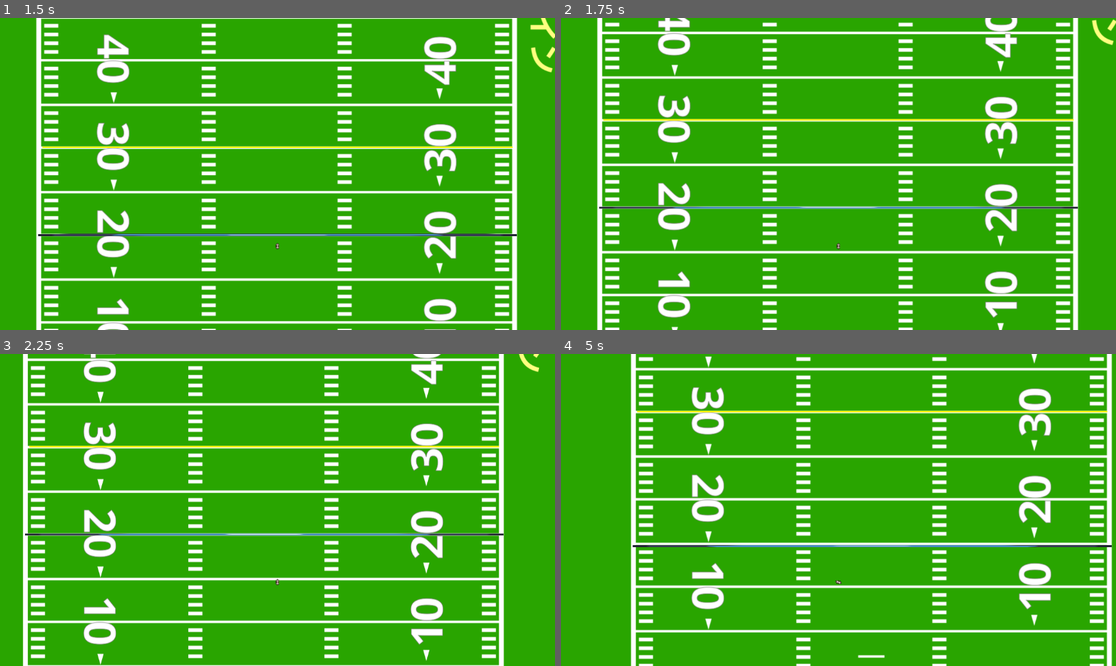
Above: before the commit, frames 1-4 (two rows, left to right).
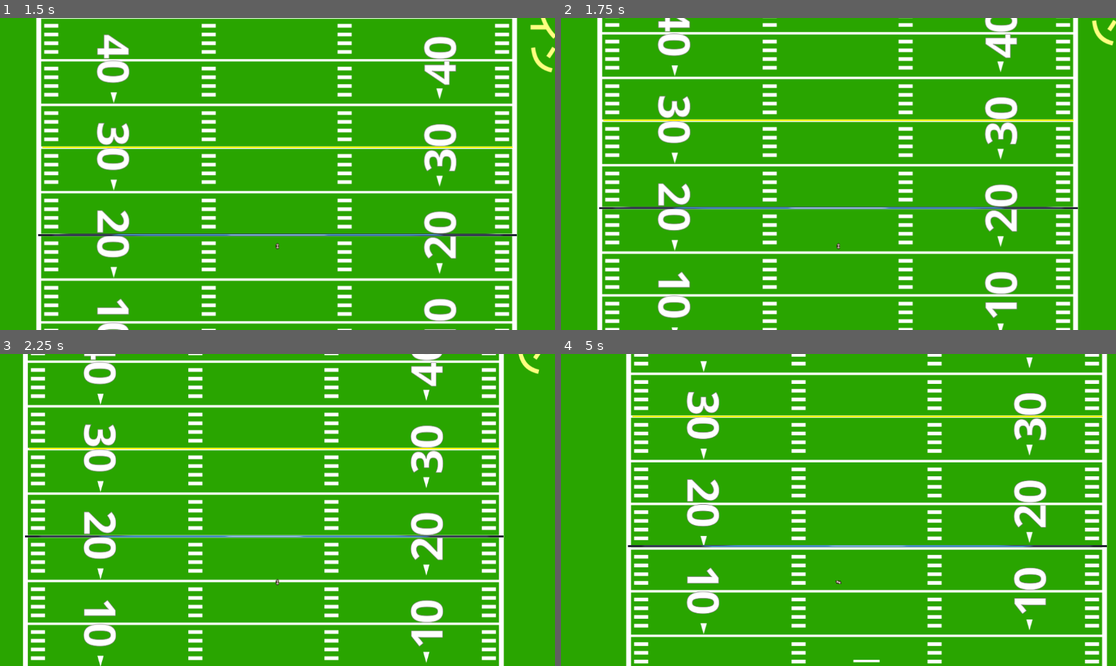
Above: after the commit, the same moments.

Repository: ajn14d/football-game-godot
Game: Godot game, scene res://game_scene.tscn
Same seed, same stepped clock (60 frames per second), same inputs: the game is played once before the commit and once after it. The engine's default icon, where the game draws it, is replaced by a stand-in: a white triangle on a blue panel in a dark square.
Inputs (mouse positions are in pixels of both pictures, inside the frame that each line leads up to):
- Up to frame 1 (1.5 s): tap Enter (ui_accept) at 0.5, 0.77, 1.25 s; move the mouse to (399, 158) at 0.52 s; hold D (move_right) 0.53-1.28 s; hold Space (end_play) 0.53-1.28 s; move the mouse to (166, 189) at 1.27 s; hold S (move_down) from 1.28 s (still down); tap P (new_play) at 1.35 s
- Up to frame 2 (1.75 s): keep holding S (move_down); tap Enter (ui_accept) at 1.52 s
- Up to frame 3 (2.25 s): move the mouse to (333, 441) at 2.02 s; release S (move_down) at 2.03 s; hold D (move_right) from 2.03 s (still down); hold Shift (sprint) from 2.03 s (still down)
- Up to frame 4 (5 s): move the mouse to (810, 572) at 2.77 s; release D (move_right) at 2.78 s; release Shift (sprint) at 2.78 s; hold W (move_up) 2.78-3.53 s; tap Space (end_play) at 2.85 s; tap Enter (ui_accept) at 3.02, 3.5, 3.77, 4.52 s; move the mouse to (1005, 556) at 3.52 s; hold A (move_left) from 3.53 s (still down); tap P (new_play) at 3.6 s; move the mouse to (672, 463) at 4.27 s; tap Shift (sprint) at 4.35 s

Frame 1 is identical in both runs. In frame 2, 8.8% of the frame differs, in the area x 6-100%, y 0-100%; in frame 3, 18%; in frame 4, 28%, in the area x 11-100%, y 0-100%.

Commit message:
MLB ai

Diff:
--- a/LeftDefensiveEnd.tscn
+++ b/LeftDefensiveEnd.tscn
@@ -11,7 +11,7 @@
 
 [sub_resource type="CapsuleShape2D" id="CapsuleShape2D_vnxrx"]
 radius = 12.0
-height = 40.0
+height = 74.0
 
 [node name="LeftDefensiveEnd" type="RigidBody2D" groups=["DE", "player"]]
 rotation = 1.5708
--- a/LeftDefensiveTackle.tscn
+++ b/LeftDefensiveTackle.tscn
@@ -11,7 +11,7 @@
 
 [sub_resource type="CapsuleShape2D" id="CapsuleShape2D_ye76y"]
 radius = 12.0
-height = 40.0
+height = 86.0
 
 [node name="LeftDefensiveTackle" type="RigidBody2D" groups=["DT"]]
 collision_layer = 16
--- a/MiddleLineBacker.tscn
+++ b/MiddleLineBacker.tscn
@@ -11,7 +11,7 @@
 
 [sub_resource type="CapsuleShape2D" id="CapsuleShape2D_yn2hk"]
 radius = 12.0
-height = 40.0
+height = 76.0
 
 [node name="MiddleLineBacker" type="RigidBody2D" groups=["LB", "player"]]
 rotation = 1.5708
--- a/OutsideLineBacker1.tscn
+++ b/OutsideLineBacker1.tscn
@@ -11,7 +11,7 @@
 
 [sub_resource type="CapsuleShape2D" id="CapsuleShape2D_f1jsd"]
 radius = 12.0
-height = 40.0
+height = 72.0
 
 [node name="OutsideLineBacker1" type="RigidBody2D" groups=["LB", "player"]]
 rotation = 1.5708
--- a/OutsideLineBacker2.tscn
+++ b/OutsideLineBacker2.tscn
@@ -11,7 +11,7 @@
 
 [sub_resource type="CapsuleShape2D" id="CapsuleShape2D_x8krx"]
 radius = 12.0
-height = 40.0
+height = 64.0
 
 [node name="OutsideLineBacker2" type="RigidBody2D" groups=["LB", "player"]]
 rotation = 1.5708
--- a/RightDefensiveEnd.tscn
+++ b/RightDefensiveEnd.tscn
@@ -11,7 +11,7 @@
 
 [sub_resource type="CapsuleShape2D" id="CapsuleShape2D_3wkpm"]
 radius = 12.0
-height = 40.0
+height = 68.0
 
 [node name="RightDefensiveEnd" type="RigidBody2D" groups=["DE", "Defense", "player"]]
 rotation = 1.5708
--- a/RightDefensiveTackle.tscn
+++ b/RightDefensiveTackle.tscn
@@ -11,7 +11,7 @@
 
 [sub_resource type="CapsuleShape2D" id="CapsuleShape2D_ute0d"]
 radius = 12.0
-height = 40.0
+height = 76.0
 
 [node name="RightDefensiveTackle" type="RigidBody2D" groups=["DT", "Defense", "player"]]
 collision_layer = 16
--- a/defensive_back_1.gd
+++ b/defensive_back_1.gd
@@ -2,7 +2,7 @@
 
 @onready var game_scene = get_node("/root/GameScene")
 
-@export var speed = 70  # Speed at which the tackle chases the QB
+@export var speed = 100  # Speed at which the tackle chases the QB
 var blocked_speed = 3
 
 var random_duration = 0.0
@@ -89,7 +89,7 @@
 # Function to move the RDT towards the WR
 func persue():
 	# Desired distance to maintain from the WR
-	var desired_distance = 0  # Adjust this value as needed
+	var desired_distance = 5  # Adjust this value as needed
 
 	# Calculate direction to the WR
 	var direction_to_wr1 = (wr1.global_position - global_position).normalized()
@@ -106,7 +106,7 @@
 
 func persue_rb():
 	# Desired distance to maintain from the WR
-	var desired_distance = 0  # Adjust this value as needed
+	var desired_distance = 5  # Adjust this value as needed
 
 	# Calculate direction to the WR
 	var direction_to_rb = (rb.global_position - global_position).normalized()
@@ -124,7 +124,7 @@
 # Function to move the RDT towards the WR
 func persue_qb():
 	# Desired distance to maintain from the WR
-	var desired_distance = 0  # Adjust this value as needed
+	var desired_distance = 5  # Adjust this value as needed
 
 	# Calculate direction to the WR
 	var direction_to_qb = (qb.global_position - global_position).normalized()
--- a/defensive_back_2.gd
+++ b/defensive_back_2.gd
@@ -2,7 +2,7 @@
 
 @onready var game_scene = get_node("/root/GameScene")
 
-@export var speed = 70  # Speed at which the tackle chases the QB
+@export var speed = 100  # Speed at which the tackle chases the QB
 var blocked_speed = 3
 
 var random_duration = 0.0
@@ -89,7 +89,7 @@
 # Function to move the RDT towards the WR
 func persue():
 	# Desired distance to maintain from the WR
-	var desired_distance = 0  # Adjust this value as needed
+	var desired_distance = 5  # Adjust this value as needed
 
 	# Calculate direction to the WR
 	var direction_to_wr2 = (wr2.global_position - global_position).normalized()
@@ -106,7 +106,7 @@
 
 func persue_rb():
 	# Desired distance to maintain from the WR
-	var desired_distance = 0  # Adjust this value as needed
+	var desired_distance = 5  # Adjust this value as needed
 
 	# Calculate direction to the WR
 	var direction_to_rb = (rb.global_position - global_position).normalized()
@@ -124,7 +124,7 @@
 # Function to move the RDT towards the WR
 func persue_qb():
 	# Desired distance to maintain from the WR
-	var desired_distance = 0  # Adjust this value as needed
+	var desired_distance = 5  # Adjust this value as needed
 
 	# Calculate direction to the WR
 	var direction_to_qb = (qb.global_position - global_position).normalized()
--- a/defensive_back_3.gd
+++ b/defensive_back_3.gd
@@ -2,7 +2,7 @@
 
 @onready var game_scene = get_node("/root/GameScene")
 
-@export var speed = 70  # Speed at which the tackle chases the QB
+@export var speed = 100  # Speed at which the tackle chases the QB
 var blocked_speed = 3
 
 var random_duration = 0.0
@@ -89,7 +89,7 @@
 # Function to move the RDT towards the WR
 func persue():
 	# Desired distance to maintain from the WR
-	var desired_distance = 0  # Adjust this value as needed
+	var desired_distance = 5  # Adjust this value as needed
 
 	# Calculate direction to the WR
 	var direction_to_wr3 = (wr3.global_position - global_position).normalized()
@@ -106,7 +106,7 @@
 
 func persue_rb():
 	# Desired distance to maintain from the WR
-	var desired_distance = 0  # Adjust this value as needed
+	var desired_distance = 5  # Adjust this value as needed
 
 	# Calculate direction to the WR
 	var direction_to_rb = (rb.global_position - global_position).normalized()
@@ -124,7 +124,7 @@
 # Function to move the RDT towards the WR
 func persue_qb():
 	# Desired distance to maintain from the WR
-	var desired_distance = 0  # Adjust this value as needed
+	var desired_distance = 5  # Adjust this value as needed
 
 	# Calculate direction to the WR
 	var direction_to_qb = (qb.global_position - global_position).normalized()
--- a/defensive_back_4.gd
+++ b/defensive_back_4.gd
@@ -2,7 +2,7 @@
 
 @onready var game_scene = get_node("/root/GameScene")
 
-@export var speed = 70  # Speed at which the tackle chases the QB
+@export var speed = 100  # Speed at which the tackle chases the QB
 var blocked_speed = 3
 
 var random_duration = 0.0
@@ -89,7 +89,7 @@
 # Function to move the RDT towards the WR
 func persue():
 	# Desired distance to maintain from the WR
-	var desired_distance = 0  # Adjust this value as needed
+	var desired_distance = 5  # Adjust this value as needed
 
 	# Calculate direction to the WR
 	var direction_to_wr4 = (wr4.global_position - global_position).normalized()
@@ -106,7 +106,7 @@
 
 func persue_rb():
 	# Desired distance to maintain from the WR
-	var desired_distance = 0  # Adjust this value as needed
+	var desired_distance = 5  # Adjust this value as needed
 
 	# Calculate direction to the WR
 	var direction_to_rb = (rb.global_position - global_position).normalized()
@@ -124,7 +124,7 @@
 # Function to move the RDT towards the WR
 func persue_qb():
 	# Desired distance to maintain from the WR
-	var desired_distance = 0  # Adjust this value as needed
+	var desired_distance = 5  # Adjust this value as needed
 
 	# Calculate direction to the WR
 	var direction_to_qb = (qb.global_position - global_position).normalized()
--- a/football.gd
+++ b/football.gd
@@ -2,6 +2,7 @@
 
 var has_ball = false
 var past_los = false
+var football_thrown = false
 @export var throw_force: float = 500  # Force applied when the football is thrown
 @onready var quarterback = get_node("/root/GameScene/Quarterback")
 @onready var running_back = get_node("/root/GameScene/Runningback")  # Reference to the RB node
@@ -103,6 +104,8 @@
 		# Now add the QB's rotation to the throw's rotation
 		rotation += qb_rotation  # Adjust the rotation based on QB's current rotation
 
+		football_thrown = true
+
 		# Print the resulting velocity for debugging
 		#print("Throw direction:", direction)
 		#print("Linear velocity:", linear_velocity)
--- a/game_scene.gd
+++ b/game_scene.gd
@@ -60,6 +60,10 @@
 var db_3_cover_distance = 0.0
 var db_4_cover_distance = 0.0
 
+# Random Int to determine Linebacker plays
+var middle_linebacker_play = 0
+var middle_linebacker_coverage_angle = 0
+
 
 # Called when the node enters the scene tree for the first time.
 func _ready() -> void:
@@ -193,6 +197,7 @@
 # Function to reset players' positions to pre-play positions
 func pre_play() -> void:
 
+	football.football_thrown = false
 	football.past_los = false
 
 	# Remove the ball from all potential ball carriers
@@ -223,6 +228,32 @@
 	db_2_cover_distance = 5 + randf() * 60
 	db_3_cover_distance = 5 + randf() * 60
 	db_4_cover_distance = 5 + randf() * 60
+
+	# set bools for linebacker play select to false
+	middle_linebacker.blitz_bool = false
+	middle_linebacker.drop_coverage_bool = false
+	middle_linebacker.in_coverage_bool = false
+
+	# Random Int to determine Linebackers play selection
+	middle_linebacker_play = (randi() % 2)
+	print("Linebacker play Int ", middle_linebacker_play)
+
+	if middle_linebacker_play == 1:
+		middle_linebacker.drop_coverage_bool = true
+
+	#Randomize coverage angle for LB's
+	middle_linebacker_coverage_angle = (randi() % 5)
+	if middle_linebacker_coverage_angle == 0:
+		middle_linebacker_coverage_angle = -40
+	elif middle_linebacker_coverage_angle == 1:
+		middle_linebacker_coverage_angle = -20
+	elif middle_linebacker_coverage_angle == 2:
+		middle_linebacker_coverage_angle = 0
+	elif middle_linebacker_coverage_angle == 3:
+		middle_linebacker_coverage_angle = 20
+	elif middle_linebacker_coverage_angle == 4:
+		middle_linebacker_coverage_angle = 40
+
 
 	play_ended = false
 	# Calculate the offset from the original line of scrimmage
--- a/middle_line_backer.gd
+++ b/middle_line_backer.gd
@@ -1,6 +1,14 @@
 extends RigidBody2D
 
-@export var speed = 55  # Speed at which the tackle chases the QB
+@onready var game_scene = get_node("/root/GameScene")
+@onready var rb = get_node("/root/GameScene/Runningback")
+@onready var qb = get_node("/root/GameScene/Quarterback")
+@onready var wr1 = get_node("/root/GameScene/WideReceiver1")
+@onready var wr2 = get_node("/root/GameScene/WideReceiver2")
+@onready var wr3 = get_node("/root/GameScene/WideReceiver3")
+@onready var wr4 = get_node("/root/GameScene/WideReceiver4")
+
+@export var speed = 65  # Speed at which the tackle chases the QB
 var blocked_speed = 3
 
 # Reference to the Football node
@@ -8,6 +16,11 @@
 
 # Flag to stop pursuing the QB
 var is_blocked = false
+
+var blitz_bool = false
+var drop_coverage_bool = false
+
+var in_coverage_bool = false
 
 # Timer node to handle the break block attempts
 var block_timer: Timer
@@ -28,10 +41,47 @@
 		return  # No football found; do nothing
 
 	# Only call pursue if RDT is not blocked
-	if not is_blocked:
+	if not is_blocked and game_scene.middle_linebacker_play == 0:
+		blitz()
+
+	if not is_blocked and drop_coverage_bool and not in_coverage_bool and not football.football_thrown and not football.past_los and game_scene.middle_linebacker_play == 1:
+		drop_coverage()
+
+	elif in_coverage_bool and not football.football_thrown and not football.past_los:
+		in_coverage()
+
+	else:
 		pursue()
 
-# Function to move the RDT towards the QB
+func blitz():
+
+	# Calculate direction to the football
+	var direction_to_football = (football.global_position - global_position).normalized()
+
+	# Set the RDT's velocity directly
+	linear_velocity = direction_to_football * speed
+
+func drop_coverage() -> void:
+
+	# Drop back into pre coverage
+	linear_velocity = Vector2(game_scene.middle_linebacker_coverage_angle, -speed)
+
+	# Wait for timer
+	await get_tree().create_timer(1.0).timeout
+
+	if football.football_thrown:
+		drop_coverage_bool = false
+
+	in_coverage()
+
+func in_coverage() -> void:
+
+	in_coverage_bool = true
+
+	# Drop back into pre coverage
+	linear_velocity = Vector2(0, 0)
+
+# Function to move the LB towards the football
 func pursue():
 	# Calculate direction to the QB
 	var direction_to_football = (football.global_position - global_position).normalized()
--- a/outside_line_backer_1.gd
+++ b/outside_line_backer_1.gd
@@ -1,6 +1,6 @@
 extends RigidBody2D
 
-@export var speed = 55  # Speed at which the tackle chases the QB
+@export var speed = 65  # Speed at which the tackle chases the QB
 var blocked_speed = 3
 
 # Reference to the Football node
@@ -51,13 +51,13 @@
 
 # Function to handle detection event when OT enters the area
 func _on_detection_area_body_entered(body: Node2D) -> void:
-	if body.is_in_group("OT"):
+	if body.is_in_group("nogroup"):
 		#print("OG detected")
 		blocked()  # Stop movement when OG is detected
 
 # Function to handle detection event when OT exits the area
 func _on_detection_area_body_exited(body: Node2D) -> void:
-	if body.is_in_group("OT"):
+	if body.is_in_group("nogroup"):
 		#print("OG exited, resuming pursuit")
 		is_blocked = false  # Reset the flag to allow pursuit again
 		block_timer.stop()  # Stop the timer when no longer blocked
--- a/outside_line_backer_2.gd
+++ b/outside_line_backer_2.gd
@@ -1,6 +1,6 @@
 extends RigidBody2D
 
-@export var speed = 55  # Speed at which the tackle chases the QB
+@export var speed = 65  # Speed at which the tackle chases the QB
 var blocked_speed = 3
 
 # Reference to the Football node
@@ -51,13 +51,13 @@
 
 # Function to handle detection event when OT enters the area
 func _on_detection_area_body_entered(body: Node2D) -> void:
-	if body.is_in_group("OT"):
+	if body.is_in_group("nogroup"):
 		#print("OG detected")
 		blocked()  # Stop movement when OG is detected
 
 # Function to handle detection event when OT exits the area
 func _on_detection_area_body_exited(body: Node2D) -> void:
-	if body.is_in_group("OT"):
+	if body.is_in_group("nogroup"):
 		#print("OG exited, resuming pursuit")
 		is_blocked = false  # Reset the flag to allow pursuit again
 		block_timer.stop()  # Stop the timer when no longer blocked
--- a/quarterback.gd
+++ b/quarterback.gd
@@ -1,6 +1,6 @@
 extends CharacterBody2D
 
-@export var speed = 60  # Normal movement speed
+@export var speed = 50  # Normal movement speed
 @export var sprint_speed = 150  # Sprint speed
 @export var max_stamina = 100  # Maximum stamina
 @export var stamina_depletion_rate = 40  # Stamina drained per second
--- a/wide_receiver_2.gd
+++ b/wide_receiver_2.gd
@@ -1,6 +1,6 @@
 extends CharacterBody2D
 
-@export var speed = 90  # Normal movement speed
+@export var speed = 100  # Normal movement speed
 @export var sprint_speed = 150  # Sprint speed
 @export var max_stamina = 100  # Maximum stamina
 @export var stamina_depletion_rate = 40  # Stamina drained per second
--- a/wide_receiver_3.gd
+++ b/wide_receiver_3.gd
@@ -1,6 +1,6 @@
 extends CharacterBody2D
 
-@export var speed = 85  # Normal movement speed
+@export var speed = 100  # Normal movement speed
 @export var sprint_speed = 150  # Sprint speed
 @export var max_stamina = 100  # Maximum stamina
 @export var stamina_depletion_rate = 40  # Stamina drained per second
--- a/wide_receiver_4.gd
+++ b/wide_receiver_4.gd
@@ -1,6 +1,6 @@
 extends CharacterBody2D
 
-@export var speed = 80  # Normal movement speed
+@export var speed = 100  # Normal movement speed
 @export var sprint_speed = 150  # Sprint speed
 @export var max_stamina = 100  # Maximum stamina
 @export var stamina_depletion_rate = 40  # Stamina drained per second
